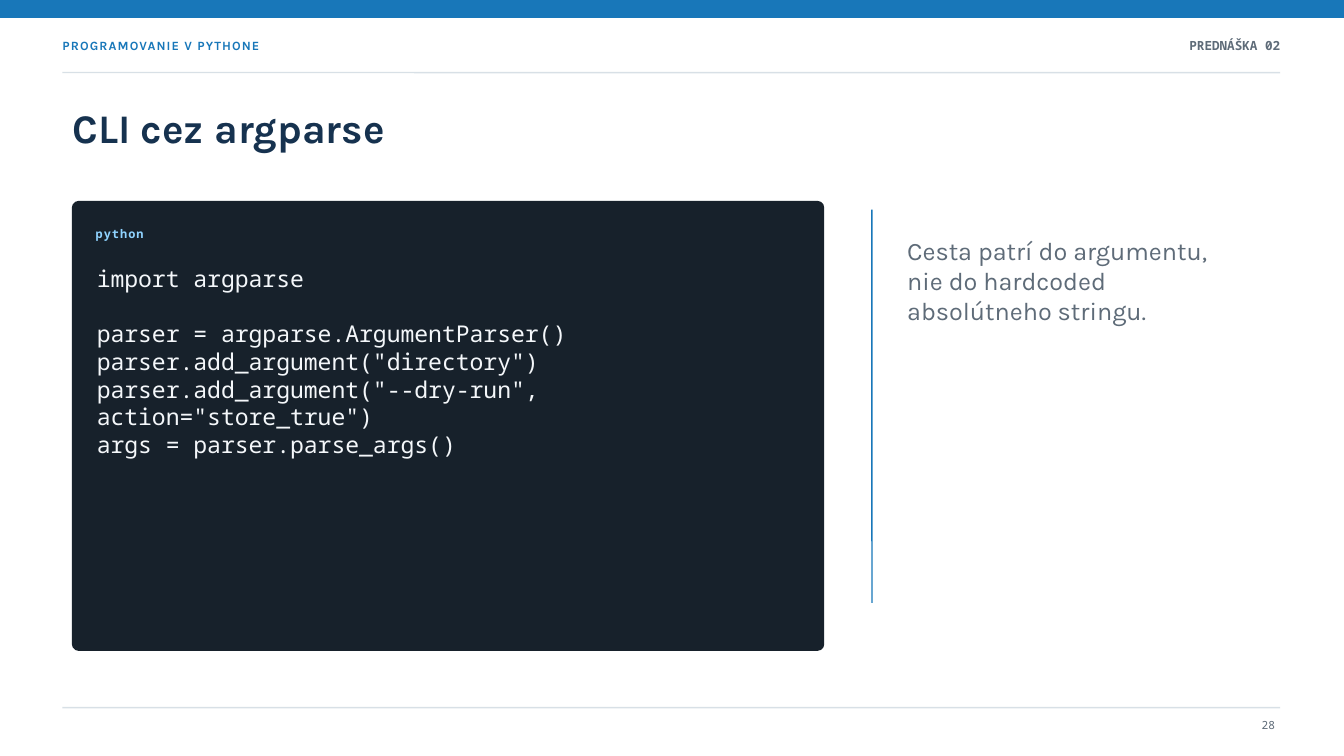
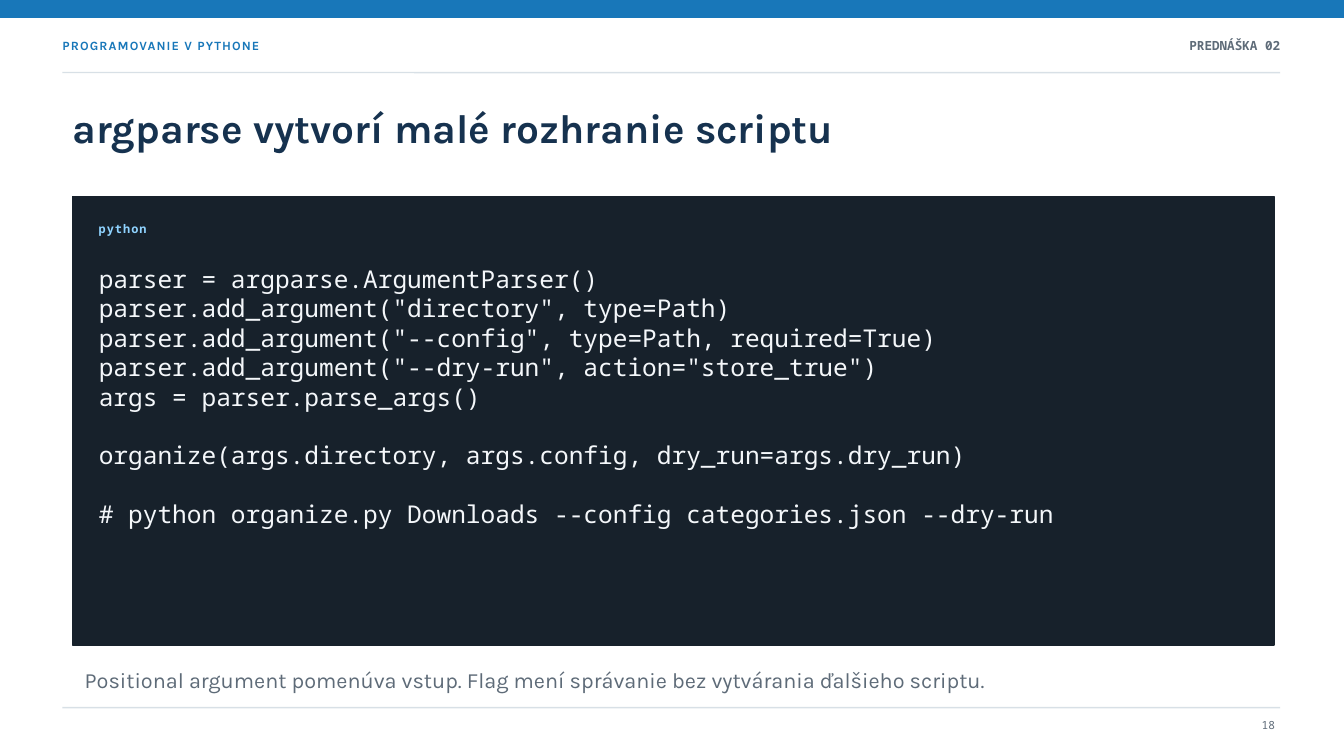
Before and after one commit to marek-horvath/python, a slide deck: slide 18 of presentations/02-skriptovanie-automatizacia.sk.pptx (slide 28 before the commit). Drawn at 1344x756 pixels with LibreOffice and Linux fonts; fonts in the diff are those of the drawing. Boxes give left, top, right and bottom in pixels: in the first picture for what was removed or moved away, otherwise in the second. Text is boxed around its words. In the diff, an @@ line names an element or a change of style, - is before the commit and + after.

```diff
--- a/presentations/02-skriptovanie-automatizacia.sk.pptx
+++ b/presentations/02-skriptovanie-automatizacia.sk.pptx
@@ text at [73,111,833,154]: text changed @@
-CLI cez argparse
+argparse vytvorí malé rozhranie scriptu
@@ rectangle: place and size @@
-rectangle at [73,202,824,650]
+rectangle at [73,197,1274,645]
@@ rectangle at [73,197,1274,645]: rounded rectangle to rectangle @@
@@ text "python": place and size @@
-text "python" at [96,229,144,241]
+text "python" at [99,224,147,236]
@@ line removed from (872, 210) to (872, 603) @@
@@ text at [97,269,304,293]: paragraph removed @@
-import argparse
@@ text removed at [907,241,1207,326] @@
-Cesta patrí do argumentu, nie do hardcoded absolútneho stringu.
@@ text at [99,298,936,353]: text changed; size 16.5 to 17.5 pt @@
-parser.add_argument("directory")
+parser.add_argument("directory", type=Path)
+parser.add_argument("--config", type=Path, required=True)
@@ text at [99,270,877,412]: size 16.5 to 17.5 pt in "parser = argparse.ArgumentParser()", "parser.add_argument("--dry-run", action="store_true")", "args = parser.parse_args()" @@
@@ text at [99,445,1053,529]: paragraphs added @@
+organize(args.directory, args.config, dry_run=args.dry_run)
+# python organize.py Downloads --config categories.json --dry-run
@@ text added at [85,671,985,694], 15.5 pt, text #5E6B78 @@
+Positional argument pomenúva vstup. Flag mení správanie bez vytvárania ďalšieho scriptu.
@@ text at [1262,721,1275,729]: text changed @@
-28
+18
```
Also in this commit, not shown: 14 other slides changed, 10 slides added, 19 slides removed, 2 other files.
